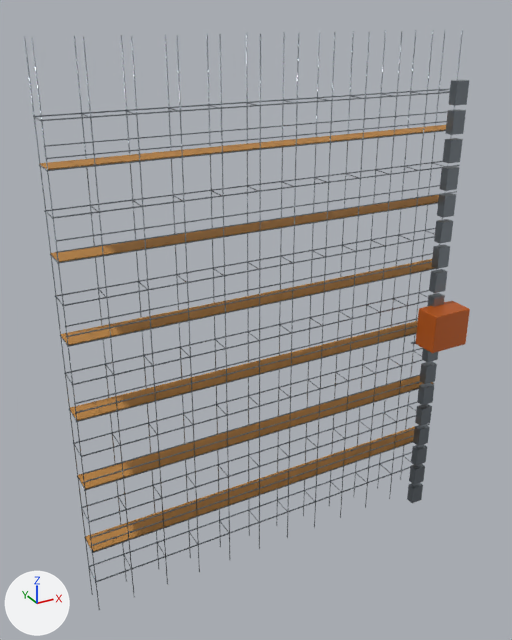
The glTF model frontend/public/world/assets/login-site-scaffold.glb, before and after one commit.
The view is the same before and after, from a camera (50 mm lens) standing at (-18.0, -49.5, 30.1) and looking at (-0.5, -17.8, 14.3). The lights are fixed; the arrows at lower left show +X, +Y and +Z. The older version comes first. Where no turn or scale is listed for an object, it has been applied to the vertices. Vertices at exactly the same position are counted once.

The first picture shows 'scaffold-galv', 'scaffold-misc', 'scaffold-ply'.
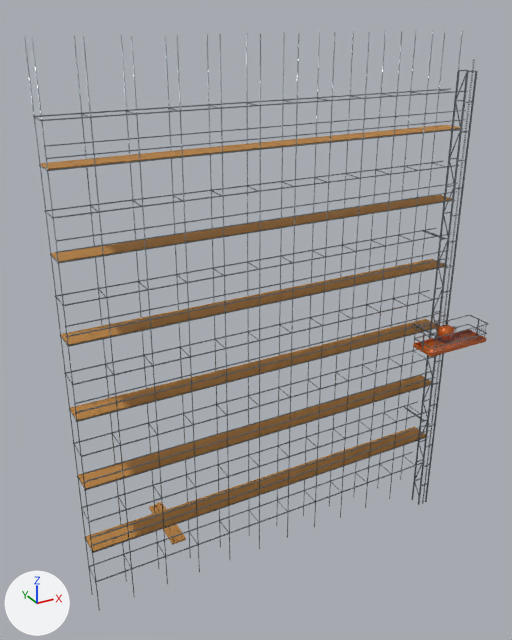
Where the newer file only moved an object's origin or applied its transform, the numbers keep the older frame.

What differs and where, as boxes (x1, y1, x2, y2) in the pictures (512 x 640 px):
```json
{"object": "scaffold-galv", "change": "reshaped", "before": [24, 29, 469, 610], "after": [24, 29, 489, 611]}
{"object": "scaffold-ply", "change": "reshaped, moved, rescaled", "before": [40, 125, 446, 551], "after": [40, 125, 460, 551]}
{"object": "scaffold-misc", "change": "deleted", "before": [411, 301, 470, 353], "faces in mat_crane (orange #c8611a)": [416, 301, 470, 353]}
{"part": 1, "of": "me_cylinder_356", "change": "reshaped", "before": [407, 80, 469, 503], "after": [404, 59, 489, 505]}
{"part": 2, "of": "me_board2", "change": "added", "after": [149, 506, 175, 545]}
{"part": 3, "of": "me_board2", "change": "added", "after": [155, 504, 181, 543]}
{"part": 4, "of": "me_board2", "change": "added", "after": [160, 502, 186, 541]}
{"part": 5, "of": "me_board2", "change": "added", "after": [153, 502, 182, 543]}
```

Edits to the scene script, one JSON object a line:
```json
{"op": "add", "block": "mat_screen", "code": ["mat_screen = principled_material('screen')", "mat_screen.base_color = (0.0284, 0.159, 0.262)  # blue #2f6f8c", "mat_screen.metallic = 0.2", "mat_screen.roughness = 0.62"]}
{"block": "me_cylinder_356", "where": "# used by ob_scaffold_galv; location = (0.0, -19.68, 14.55)"}
{"op": "remove", "block": "me_cylinder_356", "code": "me_cylinder_356.from_pydata(...)  # 2296 vertices, 3648 faces; spans x -11.5..11.5, y -1.2..1.2, z -14.6..14.6"}
{"op": "add", "block": "me_cylinder_356", "code": "me_cylinder_356.from_pydata(...)  # 5132 vertices, 8316 faces; spans x -11.4..12.1, y -3.2..1.2, z -14.6..14.6"}
{"block": "me_cylinder_356", "change": "me_cylinder_356 part 1: 144 vertices removed from x 9.6..10.4, y -1.2..-0.7, z -14.6..12.2; 2740 vertices added at x 7.9..12.1, y -3.2..0.8, z -14.4..13.2"}
{"block": "me_cylinder_356", "change": "other edits to the shape of me_cylinder_356 do not show in these pictures"}
{"op": "add", "block": "me_cylinder_356", "code": "me_cylinder_356.materials.append(mat_crane)  # orange #c8611a"}
{"op": "add", "block": "me_cylinder_356", "code": "me_cylinder_356.materials.append(mat_screen)  # blue #2f6f8c"}
{"block": "me_board2", "where": "# used by ob_scaffold_ply; location = (0.0, -19.13, 14.07); scale = (11.4, 11.4, 11.4)"}
{"op": "remove", "block": "me_board2", "code": "me_board2.from_pydata(...)  # 48 vertices, 72 faces; spans x -1.0..1.0, y -0.06..0.06, z -0.88..0.88"}
{"op": "add", "block": "me_board2", "code": "me_board2.from_pydata(...)  # 176 vertices, 372 faces; spans x -0.96..0.96, y -0.27..0.27, z -1.0..1.0"}
{"block": "me_board2", "change": "me_board2 part 2: a new loose piece of 24 vertices spanning x -0.51..-0.5, y -0.07..0.26, z -1.0..-0.99, in mat_ply (orange #b8823f)"}
{"block": "me_board2", "change": "me_board2 part 3: a new loose piece of 24 vertices spanning x -0.48..-0.47, y -0.07..0.26, z -1.0..-0.99, in mat_ply (orange #b8823f)"}
{"block": "me_board2", "change": "me_board2 part 4: a new loose piece of 24 vertices spanning x -0.45..-0.44, y -0.07..0.26, z -1.0..-0.99, in mat_ply (orange #b8823f)"}
{"block": "me_board2", "change": "me_board2 part 5: 16 vertices added at x -0.5..-0.45, y -0.08..0.27, z -0.99"}
{"block": "me_board2", "change": "other edits to the shape of me_board2 do not show in these pictures"}
{"op": "set", "path": "ob_scaffold_ply.location", "old": "(0.0, -19.13, 14.07)", "new": "(0.0, -16.56, 12.24)"}
{"op": "set", "path": "ob_scaffold_ply.scale", "old": "(11.4, 11.4, 11.4)", "new": "(11.8, 11.8, 11.8)"}
{"op": "remove", "block": "ob_scaffold_misc", "code": ["ob_scaffold_misc = bpy.data.objects.new('scaffold-misc', me_cube_010)", "ob_scaffold_misc.location = (10.0, -21.33, 12.99)"]}
```
